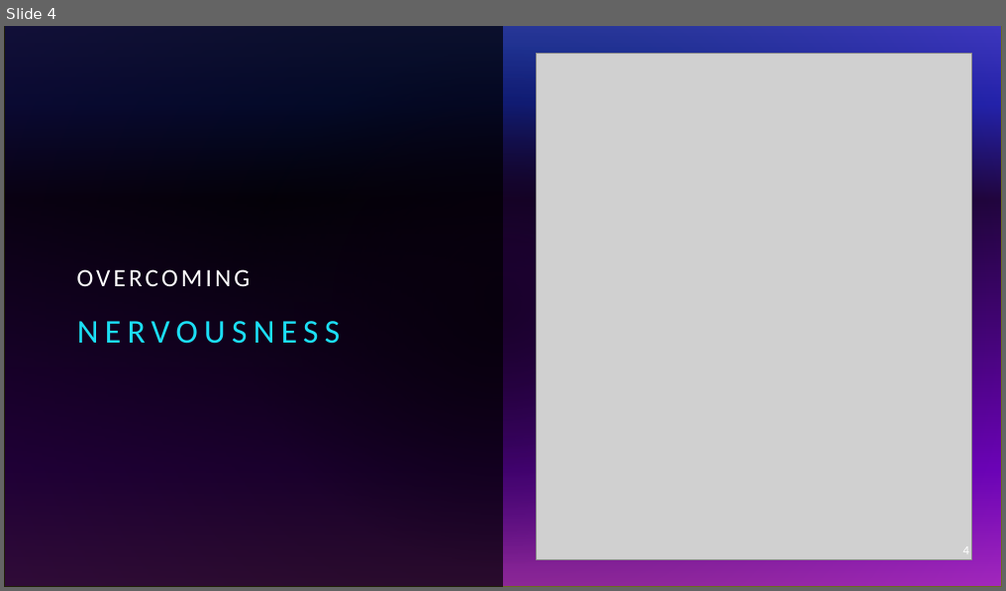
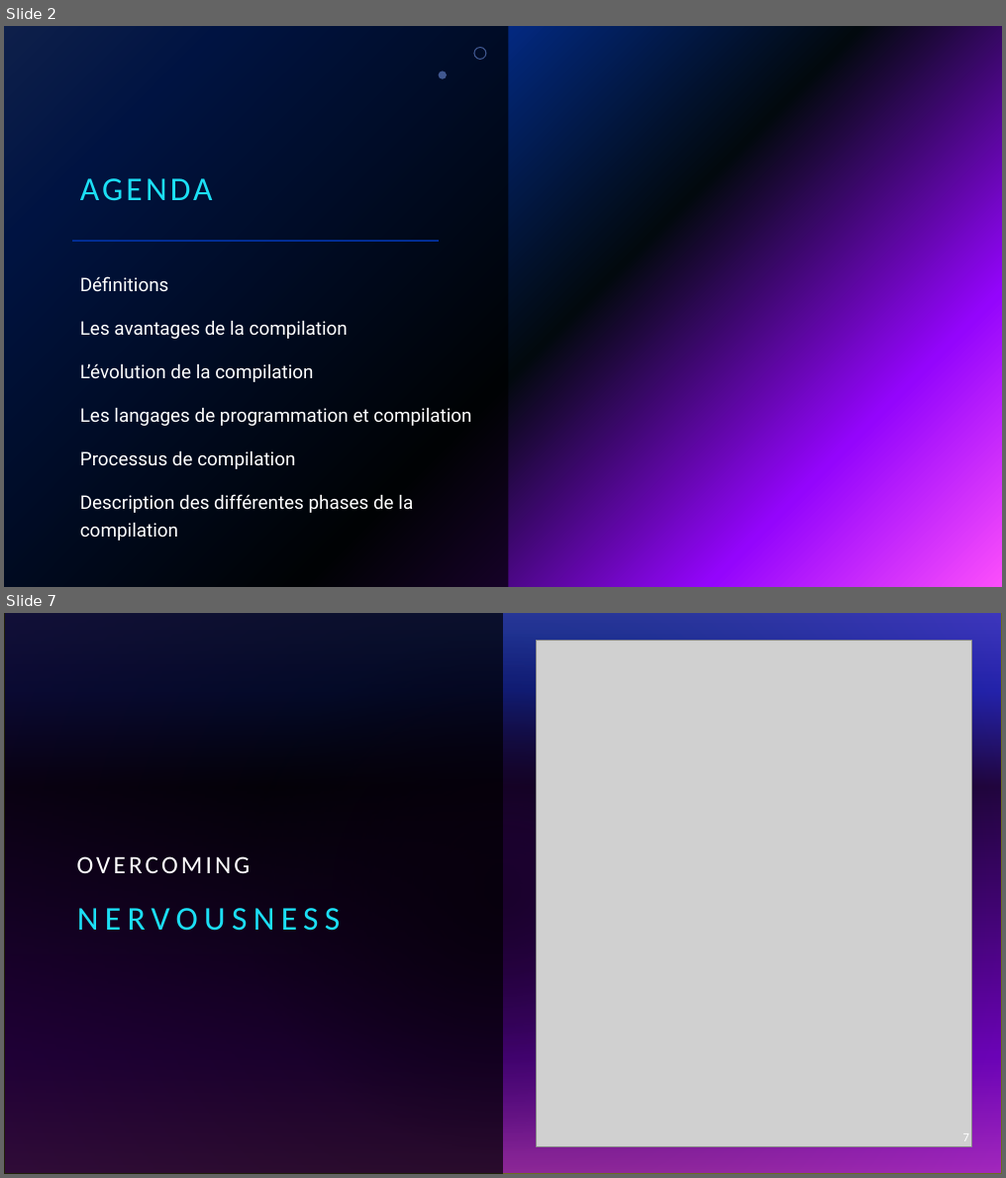
Before and after one commit to Firasss000/TLC, a slide deck: Theorie des langages.pptx. Shown one above the other, each under a label of ours: slide 4 before the commit, slides 2 and 7 after it; the slides between them are not shown. The pictures are 1006x591 and 1006x1178 pixels, drawn with LibreOffice and Linux fonts; fonts in the diff are those of the drawing; grey boxes stand for pictures; background and template pictures are left out. Boxes give left, top, right and bottom in pixels: in the first picture for what was removed or moved away, otherwise in the second. Text is boxed around its words. In the diff, an @@ line names an element or a change of style, - is before the commit and + after.

```diff
--- a/Theorie des langages.pptx
+++ b/Theorie des langages.pptx
@@ slide 2 added at bbox=[4, 26, 1002, 587], background gradient #316CFC to #0343DF to #02090E to #9405FC to #FC4EFB @@
@@ rectangle added at bbox=[4, 26, 509, 587], fill #000000 at 70% opacity @@
@@ ellipse added at bbox=[474, 47, 486, 59], outline #83A7FD 1 pt @@
@@ freeform shape added at bbox=[439, 71, 447, 79], fill #83A7FD at 49% opacity @@
@@ title added at bbox=[80, 178, 213, 201], 32 pt, text #1CDFF5 @@
+AGENDA
@@ line added from (72, 241) to (439, 241), #9405FC 2 pt @@
@@ text added at bbox=[80, 276, 471, 541], 18 pt, text #FFFFFF @@
+Définitions
+Les avantages de la compilation
+L’évolution de la compilation
+Les langages de programmation et compilation
+Processus de compilation
+Description des différentes phases de la compilation
@@ what was slide 4 is now slide 7 @@
@@ page number at bbox=[963, 1134, 969, 1140]: text changed @@
-4
+7
```
Also in this commit, not shown: 17 other slides added, 8 slides removed.
